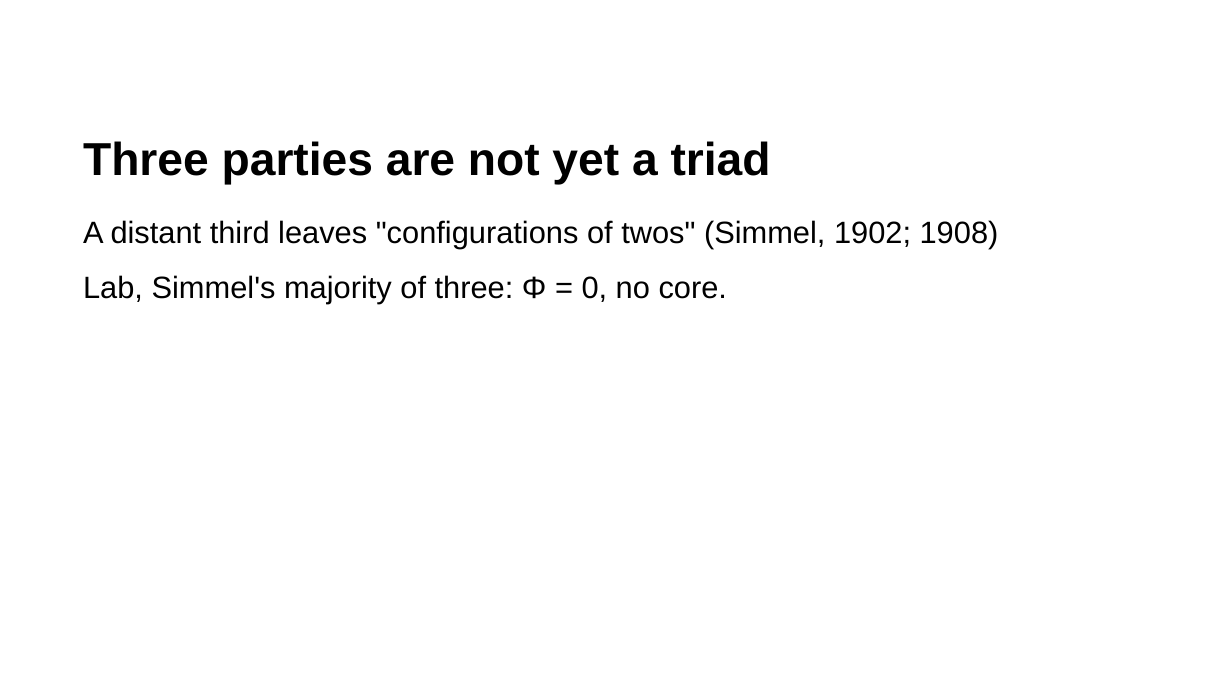
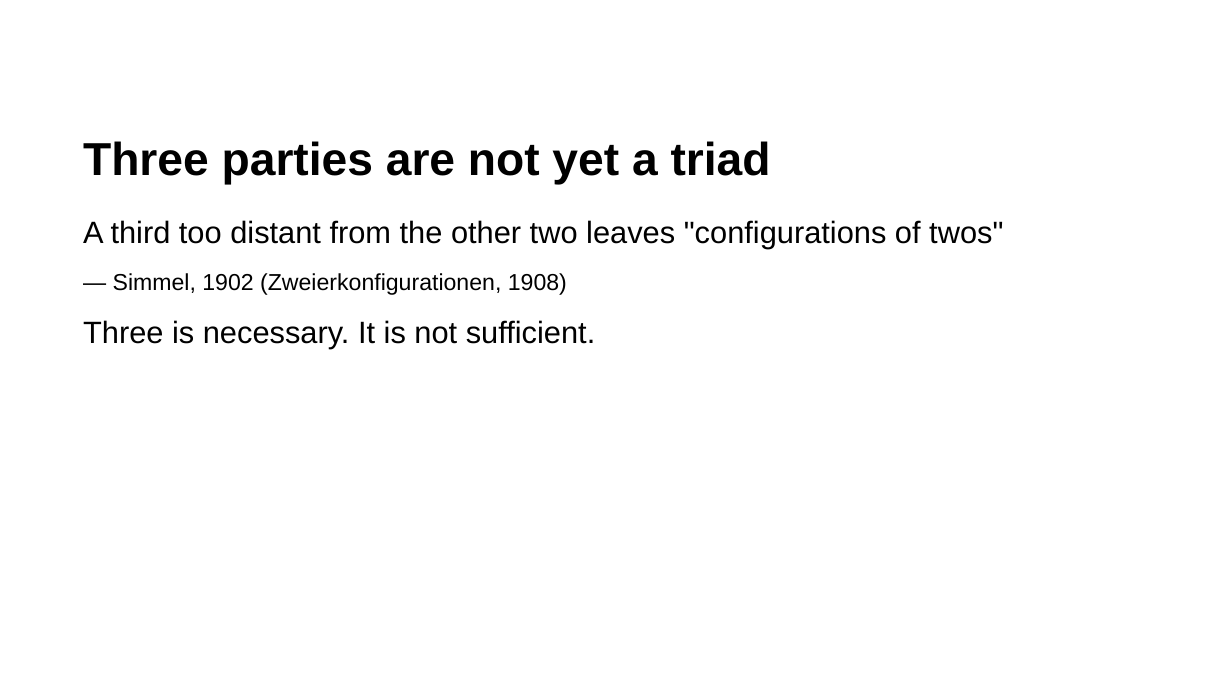
Before and after one commit to rogerSuperBuilderAlpha/algorithmacy-lab, a slide deck: slide 8 of submissions/triadic_reduction/talk/deck.pptx. Drawn at 1232x693 pixels with LibreOffice and Linux fonts; fonts in the diff are those of the drawing. Boxes give left, top, right and bottom in pixels: in the first picture for what was removed or moved away, otherwise in the second. Text is boxed around its words. In the diff, an @@ line names an element or a change of style, - is before the commit and + after.

```diff
--- a/submissions/triadic_reduction/talk/deck.pptx
+++ b/submissions/triadic_reduction/talk/deck.pptx
@@ text at bbox=[83, 220, 1003, 349]: text changed @@
-A distant third leaves "configurations of twos" (Simmel, 1902; 1908)
-Lab, Simmel's majority of three: Φ = 0, no core.
+A third too distant from the other two leaves "configurations of twos"
+— Simmel, 1902 (Zweierkonfigurationen, 1908)
+Three is necessary. It is not sufficient.
```
Also in this commit, not shown: 12 other slides changed, 8 other files.
